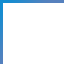
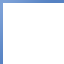
Layer changes from the first 64 × 64 image to the second:
added layer "Layer 0 copy" above "Layer 0" over left=0, top=0, right=64, bottom=64
hid "Layer 0" over left=0, top=0, right=64, bottom=64
